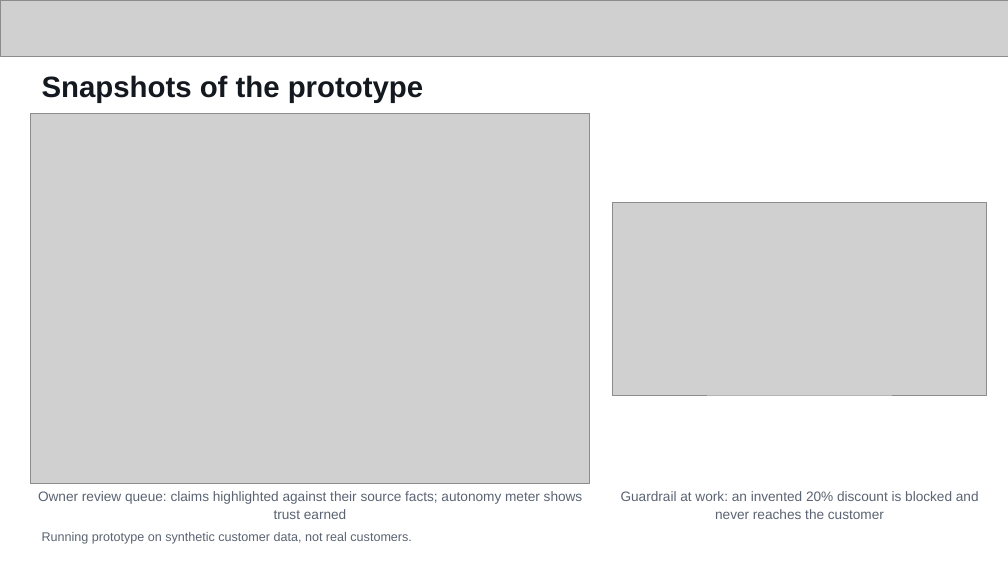
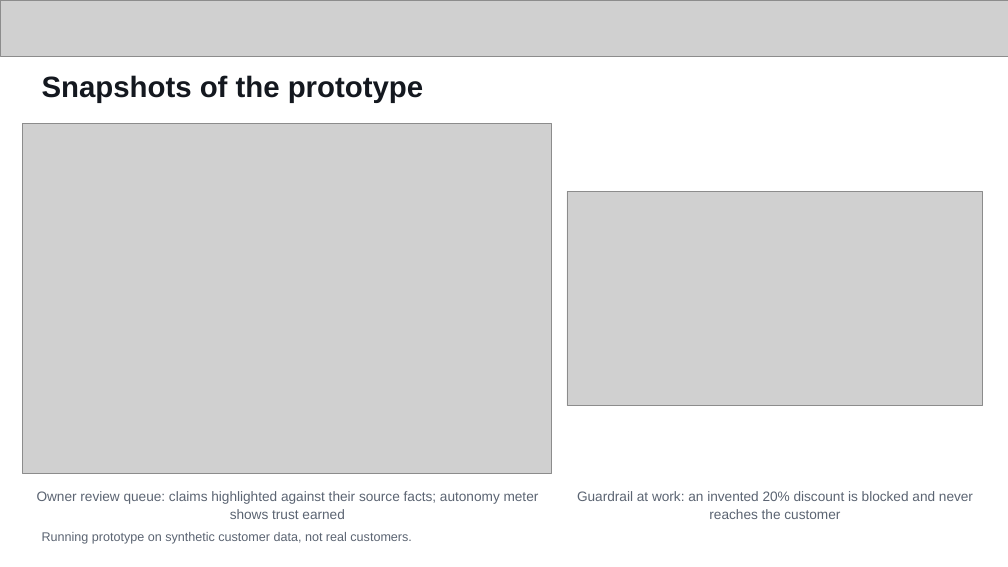
Before and after one commit to JayMandava/rekindle, a slide deck: slide 11 of docs/deck/ReKindle_AI_Builder_Cup.pptx (slide 10 before the commit). Drawn at 1008x567 pixels with LibreOffice and Linux fonts; fonts in the diff are those of the drawing; grey boxes stand for pictures. Boxes give left, top, right and bottom in pixels: in the first picture for what was removed or moved away, otherwise in the second. Text is boxed around its words. In the diff, an @@ line names an element or a change of style, - is before the commit and + after.

```diff
--- a/docs/deck/ReKindle_AI_Builder_Cup.pptx
+++ b/docs/deck/ReKindle_AI_Builder_Cup.pptx
@@ picture: place and size @@
-picture at [30, 113, 590, 484]
+picture at [23, 123, 552, 473]
@@ picture: place and size @@
-picture at [613, 202, 987, 395]
+picture at [567, 191, 983, 405]
@@ text "Owner review queue: claims highlighted ..." rewrapped from [38, 491, 583, 519] to [37, 491, 539, 519] @@
@@ text "Guardrail at work: an invented ..." rewrapped from [621, 491, 979, 519] to [577, 491, 973, 519] @@
```
Also in this commit, not shown: 5 other slides changed, 1 slide added, 37 other files.
